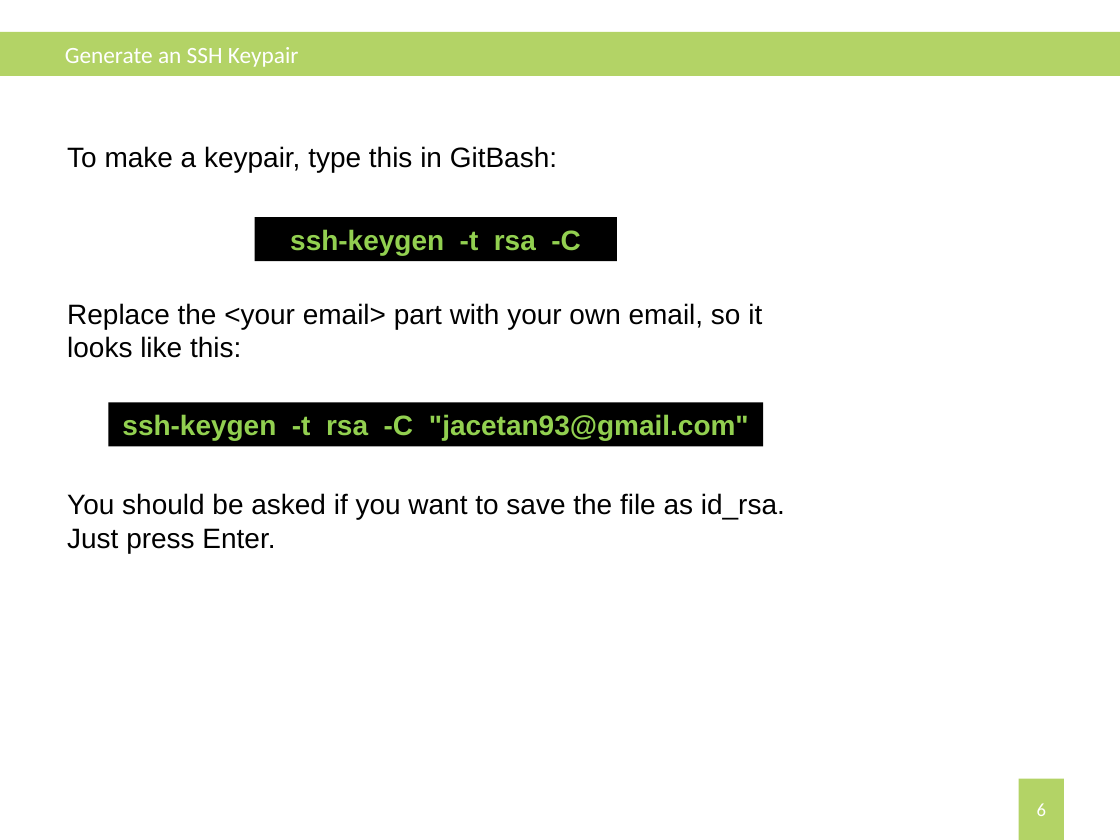
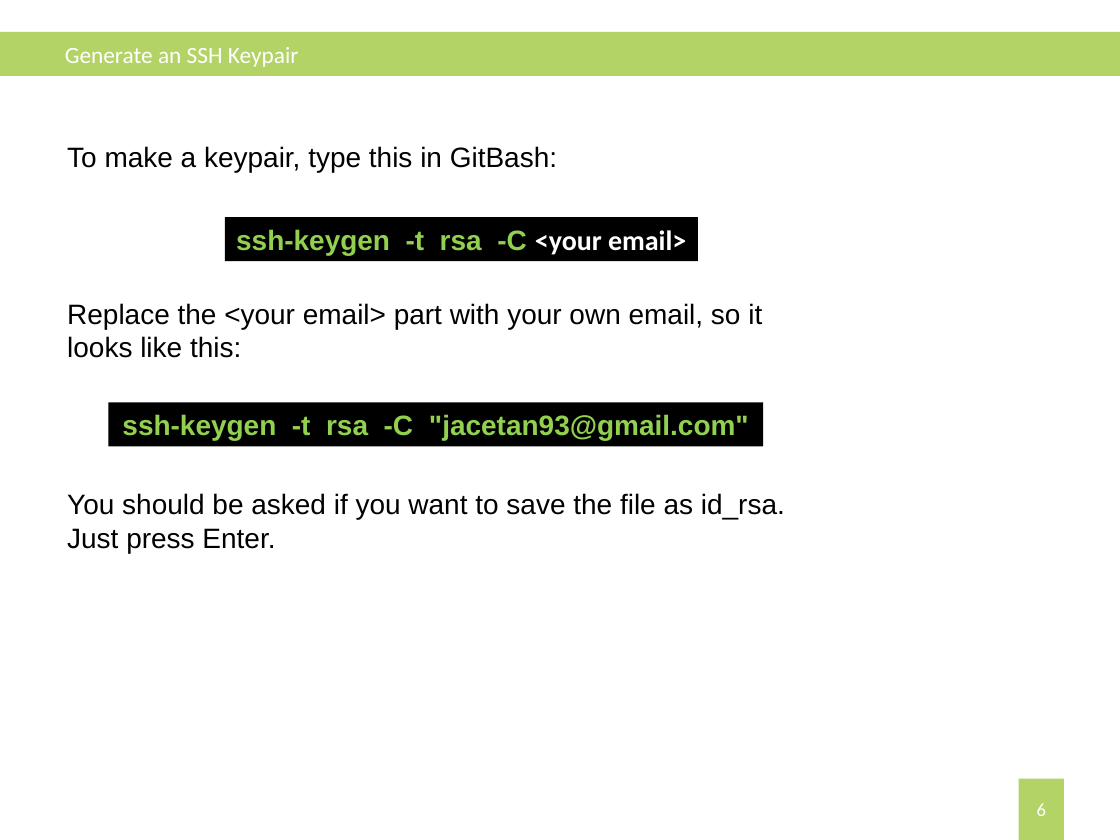
Before and after one commit to JaceTan/programming-notes, a slide deck: slide 6 of Formats/Master Page.pptx. Drawn at 1120x840 pixels with LibreOffice and Linux fonts; fonts in the diff are those of the drawing. Boxes give left, top, right and bottom in pixels: in the first picture for what was removed or moved away, otherwise in the second. Text is boxed around its words. In the diff, an @@ line names an element or a change of style, - is before the commit and + after.

```diff
--- a/Formats/Master Page.pptx
+++ b/Formats/Master Page.pptx
@@ rectangle "ssh-keygen -t rsa -C <your ...": place and size @@
-rectangle "ssh-keygen -t rsa -C <your ..." at (254,217,617,261)
+rectangle "ssh-keygen -t rsa -C <your ..." at (225,217,698,261)
@@ text in rectangle at (236,229,686,255): text changed @@
-ssh-keygen -t rsa -C
+ssh-keygen -t rsa -C <your email>
```
Also in this commit, not shown: 1 other file.
